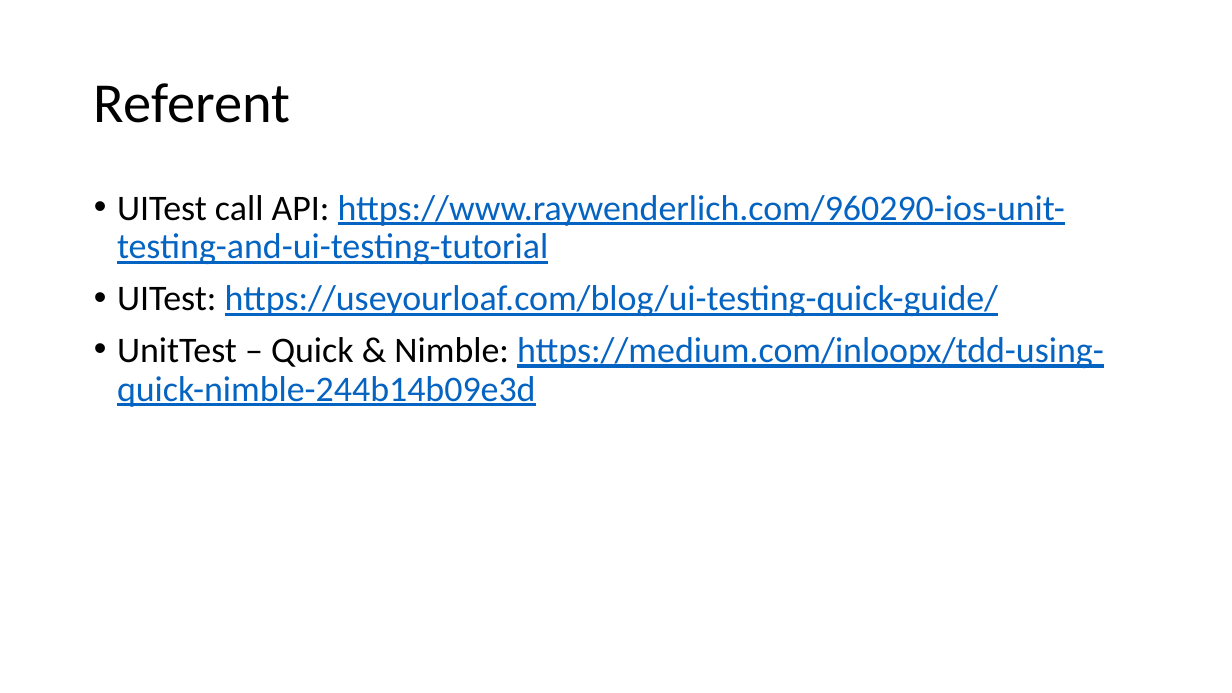
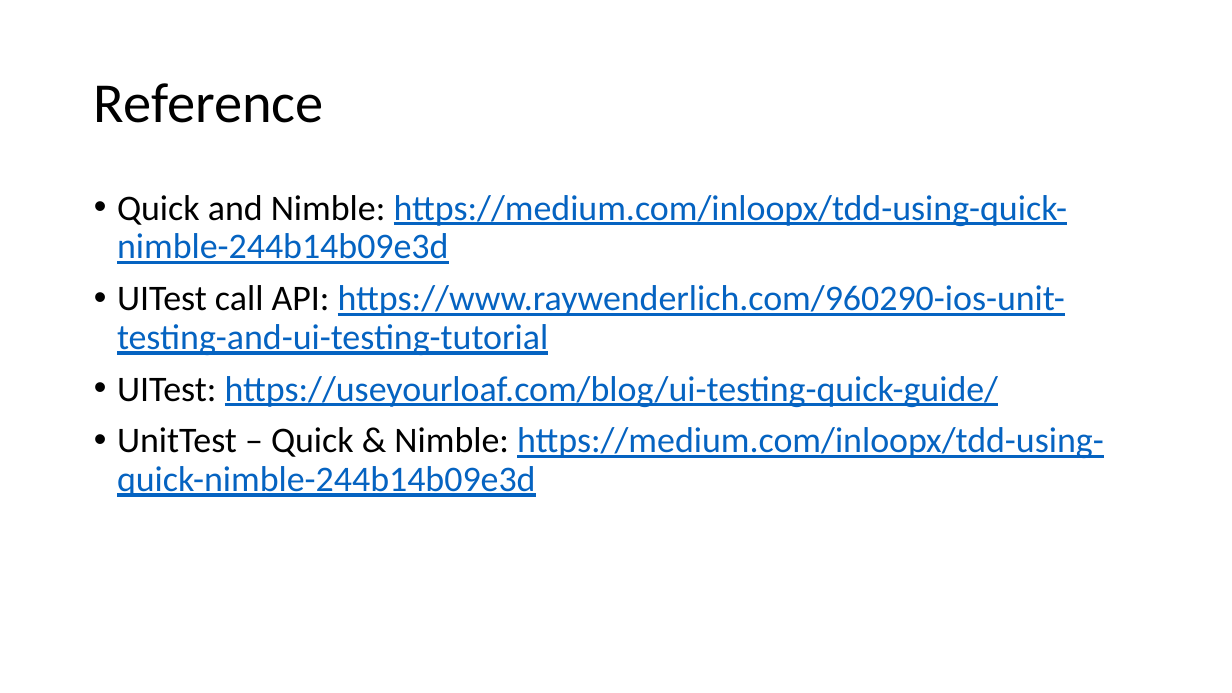
Before and after one commit to vfa-cancc/simpleapp, a slide deck: slide 15 of document/VFA-iOS-testing.pptx (slide 13 before the commit). Drawn at 1232x693 pixels with LibreOffice and Linux fonts; fonts in the diff are those of the drawing. Boxes give left, top, right and bottom in pixels: in the first picture for what was removed or moved away, otherwise in the second. Text is boxed around its words. In the diff, an @@ line names an element or a change of style, - is before the commit and + after.

```diff
--- a/document/VFA-iOS-testing.pptx
+++ b/document/VFA-iOS-testing.pptx
@@ title at (94,83,324,123): text changed @@
-Referent
+Reference
@@ text at (117,195,1068,264): paragraph added @@
+• Quick and Nimble: https://medium.com/inloopx/tdd-using-quick-nimble-244b14b09e3d
```
Also in this commit, not shown: 4 other slides changed, 3 slides added, 1 slide removed.
